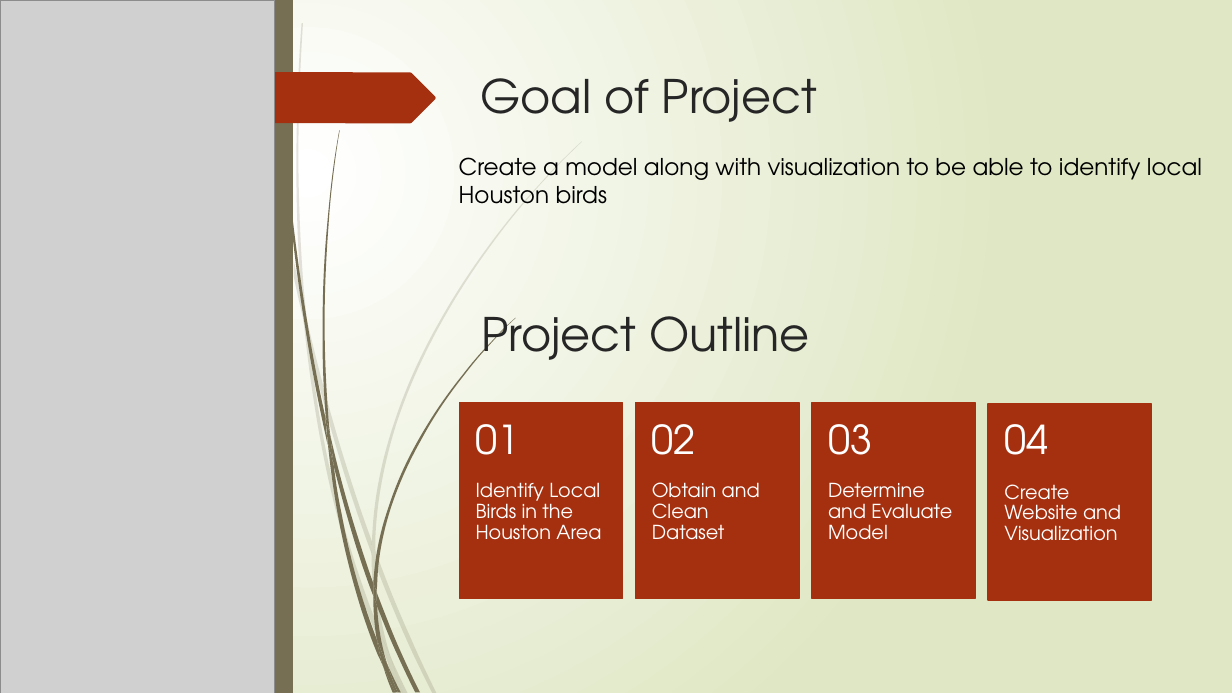
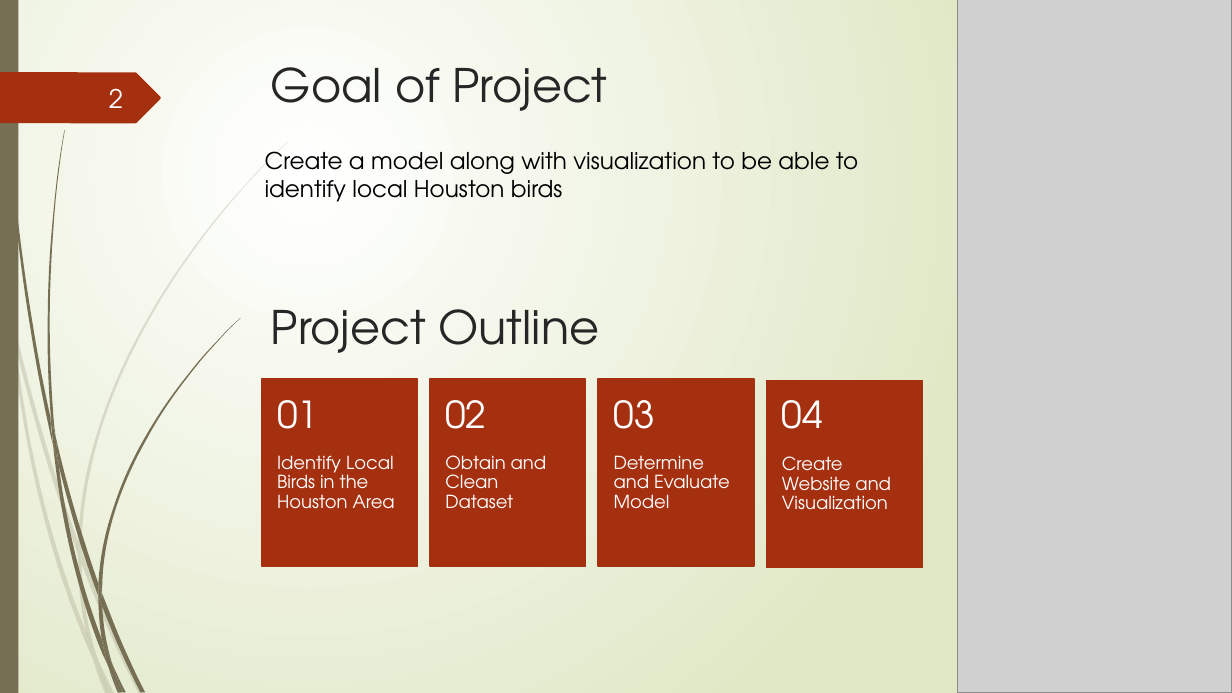
Before and after one commit to CrystalRae90/Machine_Learning_Project, a slide deck: slide 2 of Presentation.pptx. Drawn at 1232x693 pixels with LibreOffice and Linux fonts; fonts in the diff are those of the drawing; grey boxes stand for pictures. Boxes give left, top, right and bottom in pixels: in the first picture for what was removed or moved away, otherwise in the second. Text is boxed around its words. In the diff, an @@ line names an element or a change of style, - is before the commit and + after.

```diff
--- a/Presentation.pptx
+++ b/Presentation.pptx
@@ rectangle removed at box(0, 0, 1232, 693) @@
@@ rectangle removed at box(274, 0, 293, 693) @@
@@ picture: place and size @@
-picture at box(0, 0, 275, 693)
+picture at box(958, 0, 1232, 693)
@@ title "Goal of Project": place and size @@
-title "Goal of Project" at box(480, 78, 817, 122)
+title "Goal of Project" at box(271, 67, 608, 111)
@@ page number added at box(109, 88, 123, 108), 20 pt, text #FEFFFF @@
+2
@@ freeform shape removed at box(274, 72, 435, 123) @@
@@ text "Create a model along with ..." rewrapped from box(459, 157, 1202, 204) to box(265, 151, 858, 202) @@
@@ text "Project Outline": place and size @@
-text "Project Outline" at box(481, 316, 810, 360)
+text "Project Outline" at box(271, 309, 600, 353)
@@ text "01": place and size @@
-text "01" at box(476, 424, 520, 455)
+text "01" at box(277, 400, 318, 429)
@@ rectangle: place and size @@
-rectangle at box(989, 404, 1153, 600)
+rectangle at box(262, 379, 418, 566)
@@ text "02": place and size @@
-text "02" at box(652, 424, 696, 455)
+text "02" at box(445, 400, 486, 429)
@@ rectangle: place and size @@
-rectangle at box(459, 403, 623, 599)
+rectangle at box(430, 379, 586, 566)
@@ text "03": place and size @@
-text "03" at box(828, 424, 872, 455)
+text "03" at box(614, 400, 655, 429)
@@ rectangle: place and size @@
-rectangle at box(636, 403, 799, 599)
+rectangle at box(598, 379, 754, 566)
@@ size 31 to 29 pt in 4 elements at box(277, 400, 318, 429), box(445, 400, 486, 429), box(614, 400, 655, 429), box(782, 400, 823, 429) @@
@@ text "04": place and size @@
-text "04" at box(1004, 424, 1048, 455)
+text "04" at box(782, 400, 823, 429)
@@ rectangle: place and size @@
-rectangle at box(812, 403, 976, 599)
+rectangle at box(767, 381, 923, 567)
@@ text "Identify Local Birds in the ...": place and size @@
-text "Identify Local Birds in the ..." at box(476, 482, 601, 540)
+text "Identify Local Birds in the ..." at box(277, 455, 395, 509)
@@ text "Obtain and Clean Dataset": place and size @@
-text "Obtain and Clean Dataset" at box(652, 482, 760, 540)
+text "Obtain and Clean Dataset" at box(445, 455, 547, 509)
@@ text "Determine and Evaluate Model": place and size @@
-text "Determine and Evaluate Model" at box(828, 482, 952, 540)
+text "Determine and Evaluate Model" at box(614, 455, 730, 508)
@@ size 15 to 14 pt in 4 elements at box(277, 455, 395, 509), box(445, 455, 547, 509), box(614, 455, 730, 508), box(782, 456, 891, 510) @@
@@ text "Create Website and Visualization": place and size @@
-text "Create Website and Visualization" at box(1004, 484, 1121, 541)
+text "Create Website and Visualization" at box(782, 456, 891, 510)
@@ group added at box(10, 319, 97, 660): 4 freeform shapes @@
@@ group added at box(47, 130, 240, 667): 7 freeform shapes @@
@@ group removed at box(277, 0, 516, 693): 12 freeform shapes @@
@@ group removed at box(294, 23, 582, 693): 12 freeform shapes @@
```
Also in this commit, not shown: 7 other slides changed, 3 slides added, 1 slide removed.
